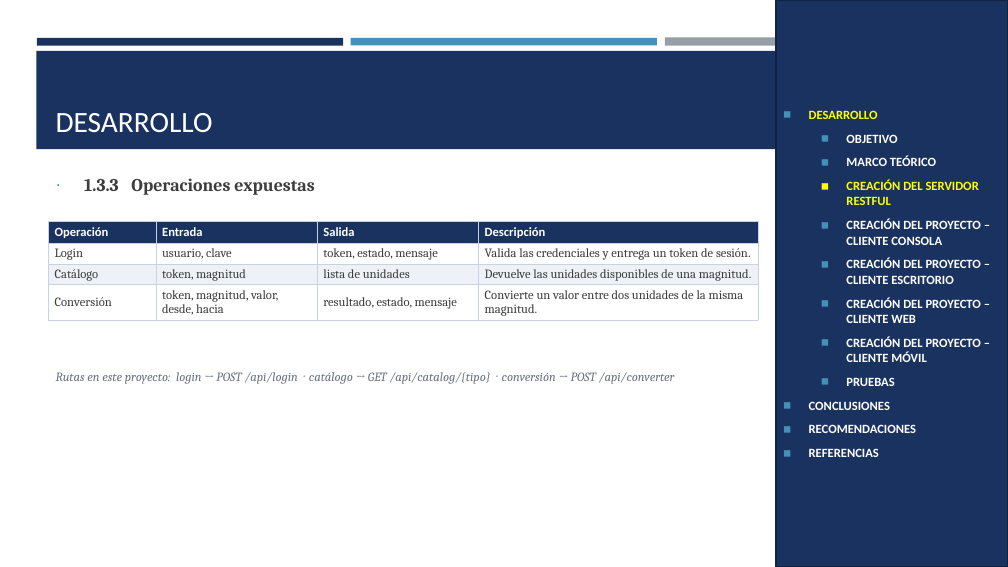
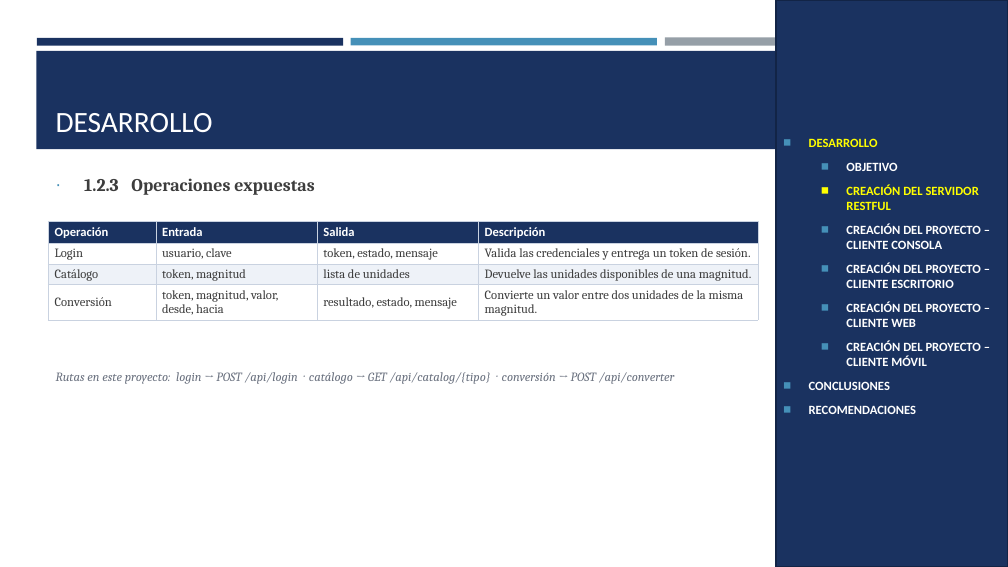
Before and after one commit to IMarcusDev/TI.1.3.-PAO202651_RESTFUL_JAVA_SINBDD_NRC_36883_GR04, a slide deck: slide 6 of 05. DOCUMENTACION/PRESENTACION TI.1.3. RESTFUL sin BDD en JAVA GR4.pptx (slide 10 before the commit). Drawn at 1008x567 pixels with LibreOffice and Linux fonts; fonts in the diff are those of the drawing. Boxes give left, top, right and bottom in pixels: in the first picture for what was removed or moved away, otherwise in the second. Text is boxed around its words. In the diff, an @@ line names an element or a change of style, - is before the commit and + after.

```diff
--- a/05. DOCUMENTACION/PRESENTACION TI.1.3. RESTFUL sin BDD en JAVA GR4.pptx
+++ b/05. DOCUMENTACION/PRESENTACION TI.1.3. RESTFUL sin BDD en JAVA GR4.pptx
@@ text at (x1=84, y1=178, x2=314, y2=195): text changed @@
-∙ 1.3.3 Operaciones expuestas
+∙ 1.2.3 Operaciones expuestas
@@ text in rectangle at (x1=846, y1=156, x2=936, y2=166): paragraph removed @@
-  ◼ MARCO TEÓRICO
@@ text in rectangle at (x1=846, y1=378, x2=894, y2=386): paragraph removed @@
-  ◼ PRUEBAS
@@ text in rectangle at (x1=809, y1=448, x2=879, y2=457): paragraph removed @@
-◼ REFERENCIAS
```
Also in this commit, not shown: 21 other slides changed, 7 slides removed.
